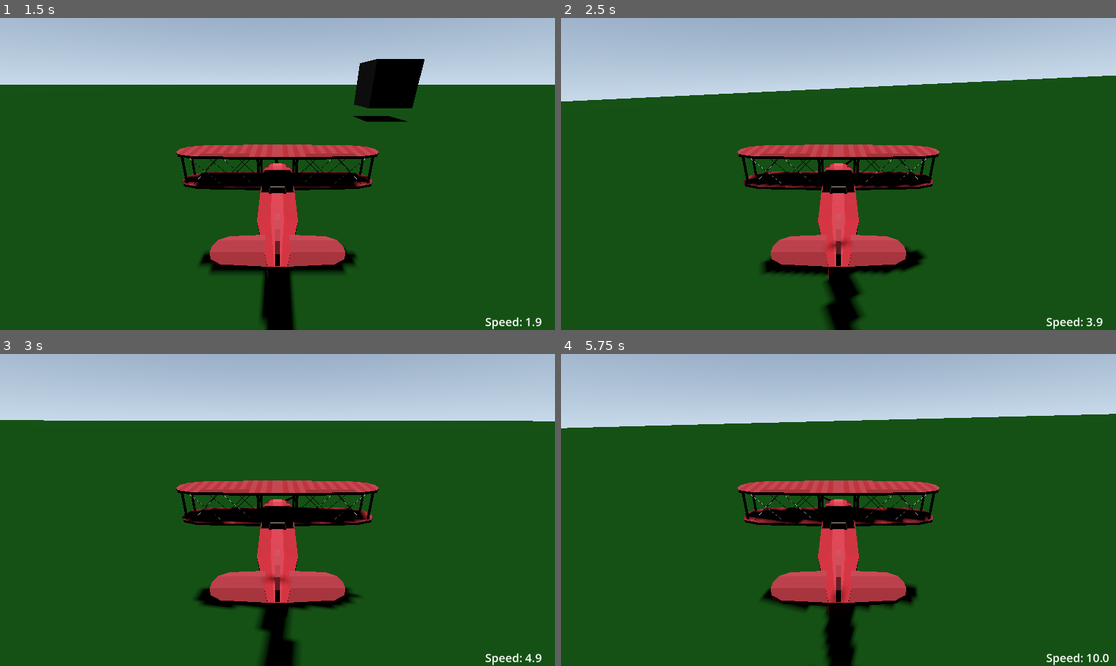
Above: before the commit, frames 1-4 (two rows, left to right).
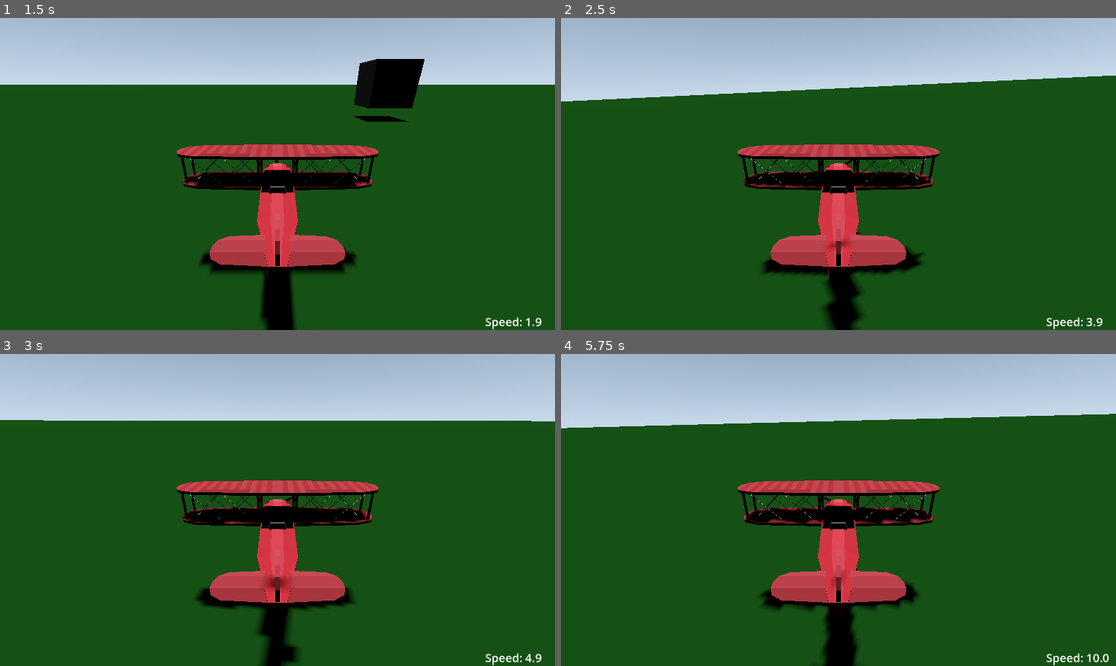
Above: after the commit, the same moments.

Repository: EZ-Tutorial/PlanEZ
Game: Godot game, scene res://Scenes/main.tscn
Two runs of this game, one before a commit and one after it. Both use one fixed random seed, a clock stepped at 60 frames per second and the inputs below.
Inputs (mouse positions are in pixels of both pictures, inside the frame that each line leads up to):
- Up to frame 1 (1.5 s): tap Enter at 0.5 s; move the mouse to (305, 174) at 0.52 s; hold Q 0.53-1.28 s; hold W from 0.53 s (still down); move the mouse to (249, 174) at 1.27 s; tap Q at 1.35 s
- Up to frame 2 (2.5 s): keep holding W; move the mouse to (849, 167) at 2.02 s; hold Q from 2.03 s (still down)
- Up to frame 3 (3 s): keep holding W; move the mouse to (271, 516) at 2.77 s; release Q at 2.78 s; tap Q at 2.85 s
- Up to frame 4 (5.75 s): keep holding W; move the mouse to (877, 513) at 3.52 s; hold Q 3.53-4.28 s; move the mouse to (794, 506) at 4.27 s; tap Q at 4.35 s; move the mouse to (844, 510) at 5.02 s; hold Q from 5.03 s (still down)

Frame 1 is identical in both runs. In frame 2, 0.1% of the frame differs, in the area x 33-68%, y 46-78%; in frame 3, 0.3%; in frame 4, 0.9%, in the area x 29-79%, y 20-100%.

Commit message:
freinage + virage avec le bank (roll)

Diff:
--- a/Planes/plane.gd
+++ b/Planes/plane.gd
@@ -3,7 +3,8 @@
 # ------vitesse------
 @export var max_speed : float = 10.0
 @export var acceleration : float = 2
-@export var deceleration : float = 1
+@export var natural_deceleration : float = 0.7
+@export var braking_deceleration : float = 2
 var current_speed : float = 0.0
 
 @export var takeoff_speed : float = 2
@@ -12,9 +13,10 @@
 # Pitch = nez haut/bas (souris verticale). Roll = inclinaison ailes (souris horizontale). Yaw = tourner gauche/droite (Q/D).
 @export var mouse_sensitivity : float = 0.002
 @export var pitch_range : float = 1.0
-@export var yaw_speed : float = 1.2  # rad/s avec Q et D
+@export var yaw_speed : float = 1.2  # rad/s avec Q et D (réglage fin)
+@export var turn_from_bank_factor : float = 0.04  # virage dû au bank : roll * speed * ce facteur → rad/s
 const MAX_BANK_RAD := 1.5708  # roll ±90°
-var target_yaw : float = 0.0    # Q/D (lacet = heading)
+var target_yaw : float = 0.0    # Q/D + virage dû au bank
 var target_pitch : float = 0.0  # souris Y (tangage)
 var target_bank : float = 0.0   # souris X (roulis)
 
@@ -56,9 +58,11 @@
 	if Input.is_physical_key_pressed(KEY_W):
 		# -Z local = "devant" en Godot 3D
 		current_speed = move_toward(current_speed, max_speed, acceleration * delta)
+	elif Input.is_physical_key_pressed(KEY_S):
+		current_speed = move_toward(current_speed, 0, braking_deceleration * delta)
 	else:
 		# Pas de touche = on s'arrête doucement
-		current_speed = move_toward(current_speed, 0, deceleration * delta)
+		current_speed = move_toward(current_speed, 0, natural_deceleration * delta)
 	current_speed = clamp(current_speed, 0, max_speed)
 
 	if speed_label:
@@ -68,13 +72,16 @@
 	# velocity = -transform.basis.z * current_speed
 
 	#------direction------
-	# Yaw (lacet) = Q/A gauche, D droite (A = Q sur AZERTY)
+	# Yaw manuel (Q/D) pour réglage fin
 	if Input.is_physical_key_pressed(KEY_Q) or Input.is_physical_key_pressed(KEY_A):
 		target_yaw += yaw_speed * delta
 	if Input.is_physical_key_pressed(KEY_D):
 		target_yaw -= yaw_speed * delta
 
-	if not is_on_floor() or current_speed > takeoff_speed:
+	var in_flight: bool = not is_on_floor() or current_speed > takeoff_speed
+	if in_flight:
+		var turn_rate: float = rotation.z * current_speed * turn_from_bank_factor  # bank left → tourne à gauche
+		target_yaw += turn_rate * delta
 		rotation.y = lerp_angle(rotation.y, target_yaw, delta * 3.0)
 		rotation.x = lerp_angle(rotation.x, target_pitch, delta * 3.0)
 		rotation.z = lerp_angle(rotation.z, target_bank, delta * 5.0)
